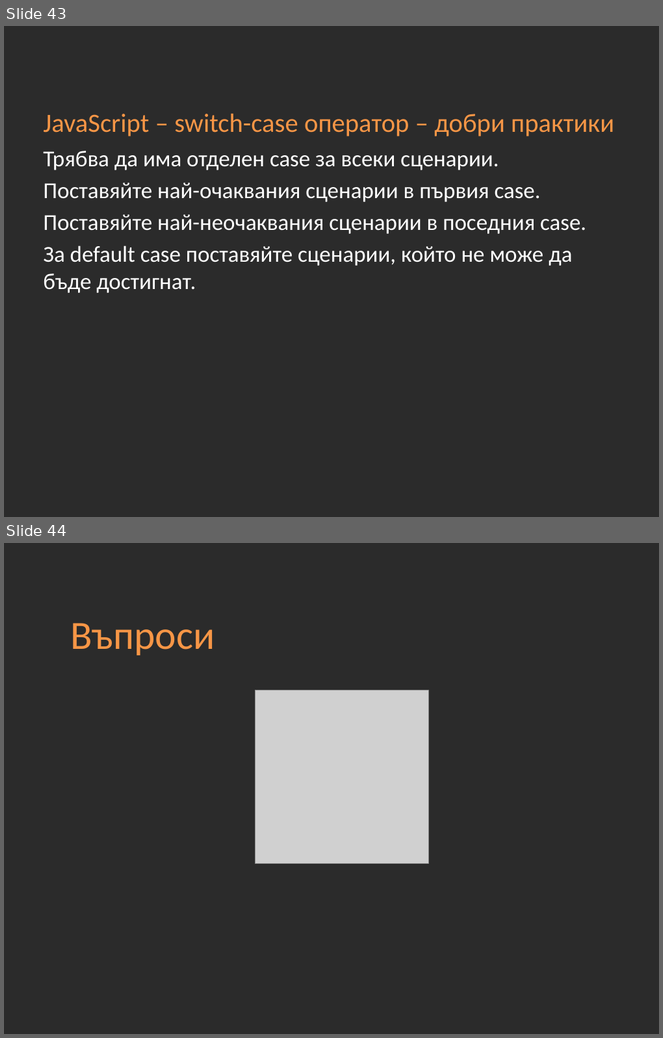
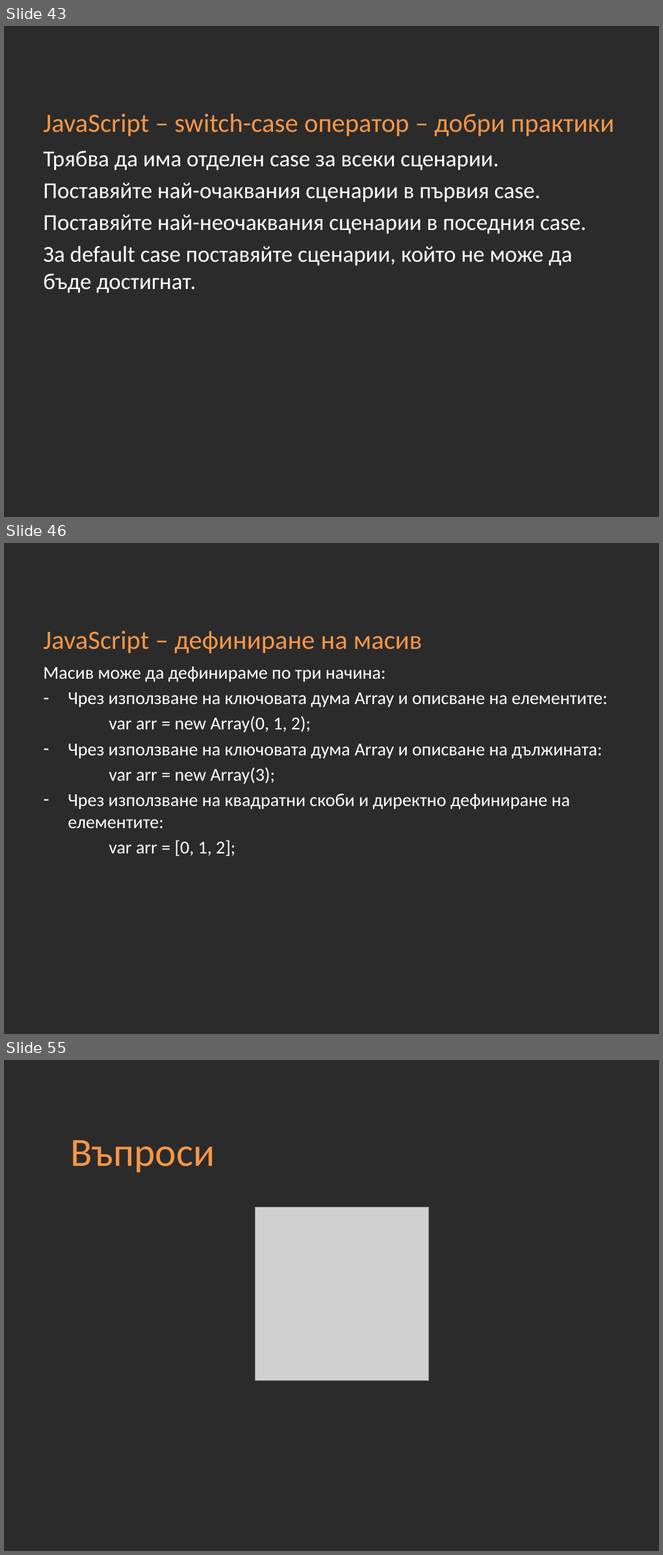
Before and after one commit to Academy-Soft-Intellect/Front-End-Course, a slide deck: 10-JavaScript-Basics.pptx. Shown one above the other, each under a label of ours: slides 43 and 44 before the commit, slides 43, 46 and 55 after it; the slides between them are not shown. The pictures are 663x1038 and 663x1555 pixels, drawn with LibreOffice and Linux fonts; fonts in the diff are those of the drawing; grey boxes stand for pictures; background and template pictures are left out; a plain dark background stands for a picture behind light text. Boxes give left, top, right and bottom in pixels: in the first picture for what was removed or moved away, otherwise in the second. Text is boxed around its words. In the diff, an @@ line names an element or a change of style, - is before the commit and + after.

```diff
--- a/10-JavaScript-Basics.pptx
+++ b/10-JavaScript-Basics.pptx
@@ slide 46 added at (4,543,659,1034), background picture (left out) @@
@@ title added at (43,631,422,653), 29 pt, text #F79646 @@
+JavaScript – дефиниране на масив
@@ text added at (43,667,607,856), 20 pt, text #FFFFFF @@
+Масив може да дефинираме по три начина:
+– Чрез използване на ключовата дума Array и описване на елементите:
+var arr = new Array(0, 1, 2);
+– Чрез използване на ключовата дума Array и описване на дължината:
+var arr = new Array(3);
+– Чрез използване на квадратни скоби и директно дефиниране на елементите:
+var arr = [0, 1, 2];
@@ what was slide 44 is now slide 55 @@
```
Also in this commit, not shown: 1 slide changed, 11 other slides added.
